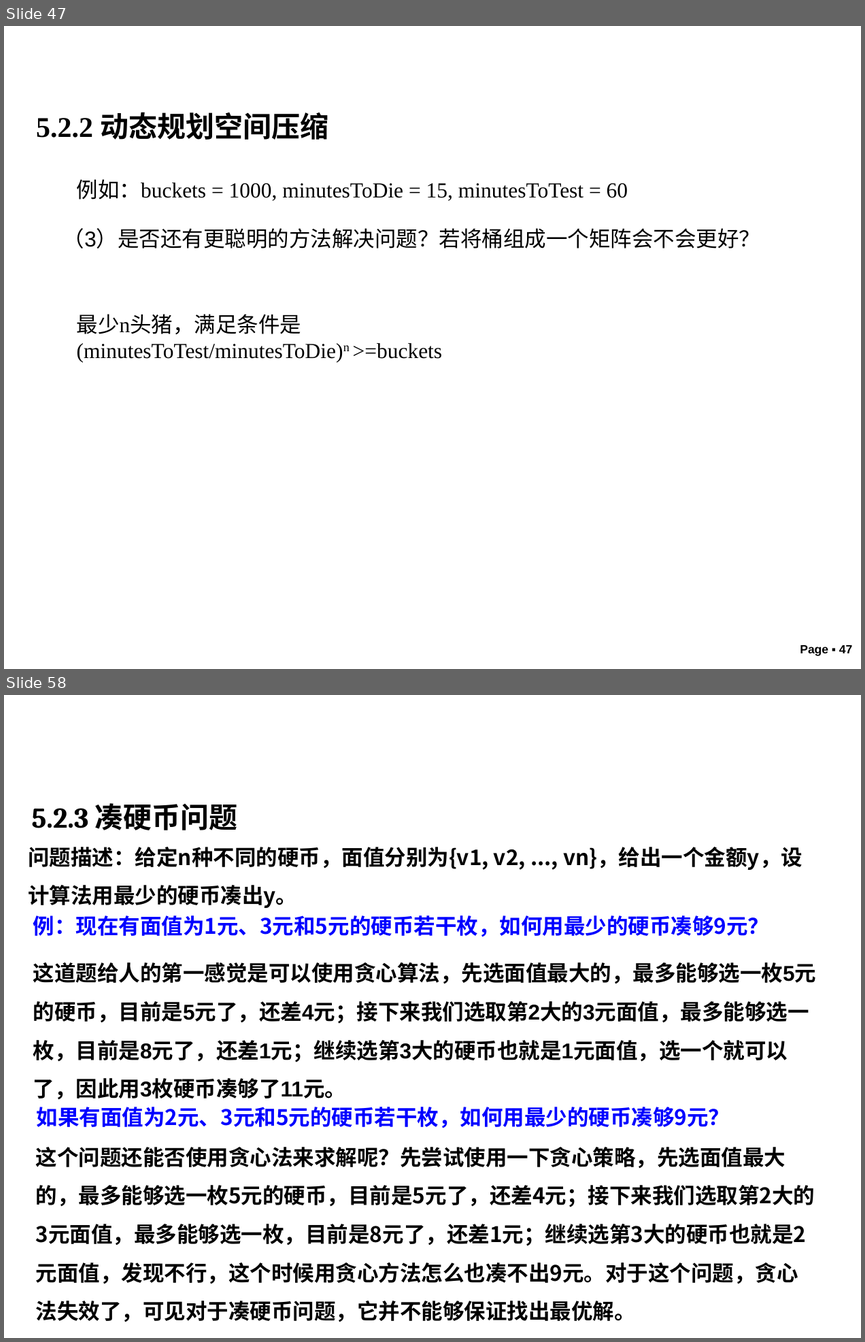
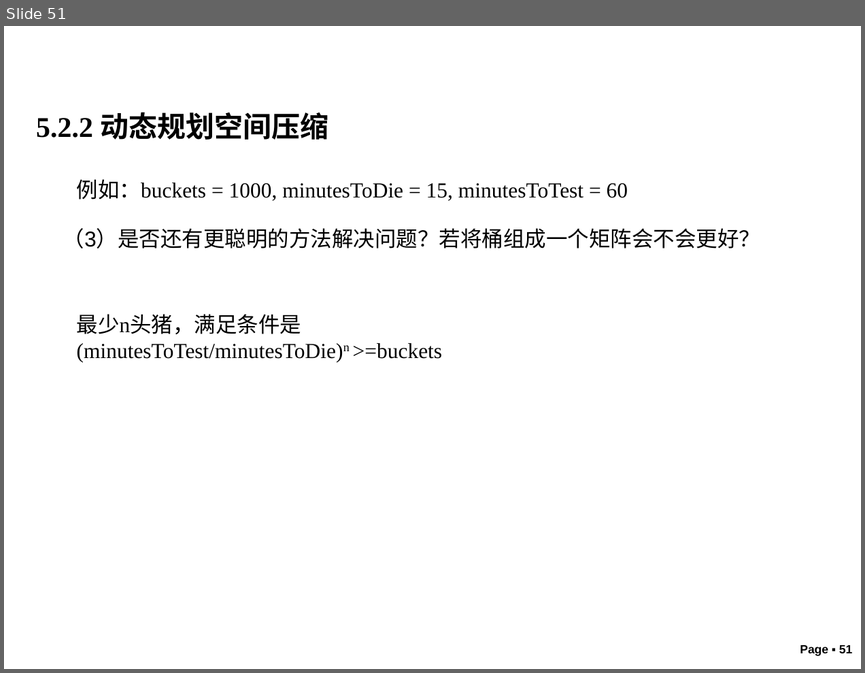
Before and after one commit to liutongling/DP, a slide deck: file/第5章 动态规划法.pptx. Shown one above the other, each under a label of ours: slides 47 and 58 before the commit, slide 51 after it; the slides between them are not shown. The pictures are 865x1342 and 865x673 pixels, drawn with LibreOffice and Linux fonts; fonts in the diff are those of the drawing; background and template pictures are left out. Boxes give left, top, right and bottom in pixels: in the first picture for what was removed or moved away, otherwise in the second. Text is boxed around its words. In the diff, an @@ line names an element or a change of style, - is before the commit and + after.

```diff
--- a/file/第5章 动态规划法.pptx
+++ b/file/第5章 动态规划法.pptx
@@ slide 58 removed at (4, 695, 861, 1338), background #FFFFFF @@
@@ text removed at (32, 803, 238, 830) @@
-5.2.3 凑硬币问题
@@ text removed at (28, 847, 802, 908) @@
-问题描述：给定n种不同的硬币，面值分别为{v1, v2, ..., vn}，给出一个金额y，设计算法用最少的硬币凑出y。
@@ text removed at (33, 915, 769, 937) @@
-例：现在有面值为1元、3元和5元的硬币若干枚，如何用最少的硬币凑够9元？
@@ text removed at (33, 962, 817, 1100) @@
-这道题给人的第一感觉是可以使用贪心算法，先选面值最大的，最多能够选一枚5元的硬币，目前是5元了，还差4元；接下来我们选取第2大的3元面值，最多能够选一枚，目前是8元了，还差1元；继续选第3大的硬币也就是1元面值，选一个就可以了，因此用3枚硬币凑够了11元。
@@ text removed at (37, 1106, 730, 1128) @@
-如果有面值为2元、3元和5元的硬币若干枚，如何用最少的硬币凑够9元？
@@ text removed at (36, 1147, 815, 1322) @@
-这个问题还能否使用贪心法来求解呢？先尝试使用一下贪心策略，先选面值最大的，最多能够选一枚5元的硬币，目前是5元了，还差4元；接下来我们选取第2大的3元面值，最多能够选一枚，目前是8元了，还差1元；继续选第3大的硬币也就是2元面值，发现不行，这个时候用贪心方法怎么也凑不出9元。对于这个问题，贪心法失效了，可见对于凑硬币问题，它并不能够保证找出最优解。
@@ what was slide 47 is now slide 51 @@
@@ page number at (800, 645, 852, 656): text changed @@
-Page ▪ 47
+Page ▪ 51
```
Also in this commit, not shown: 2 slides changed, 5 slides added, 26 other slides removed.
